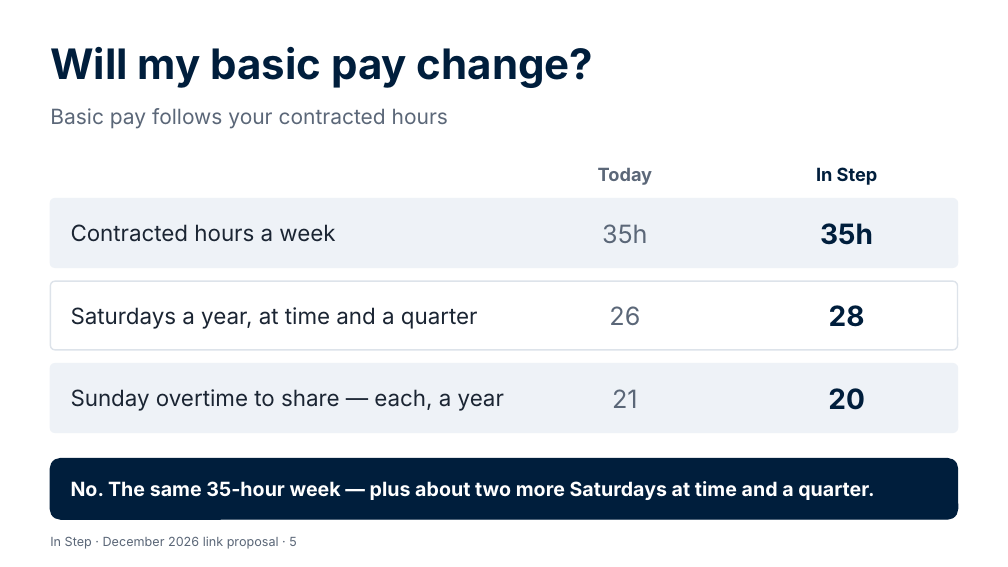
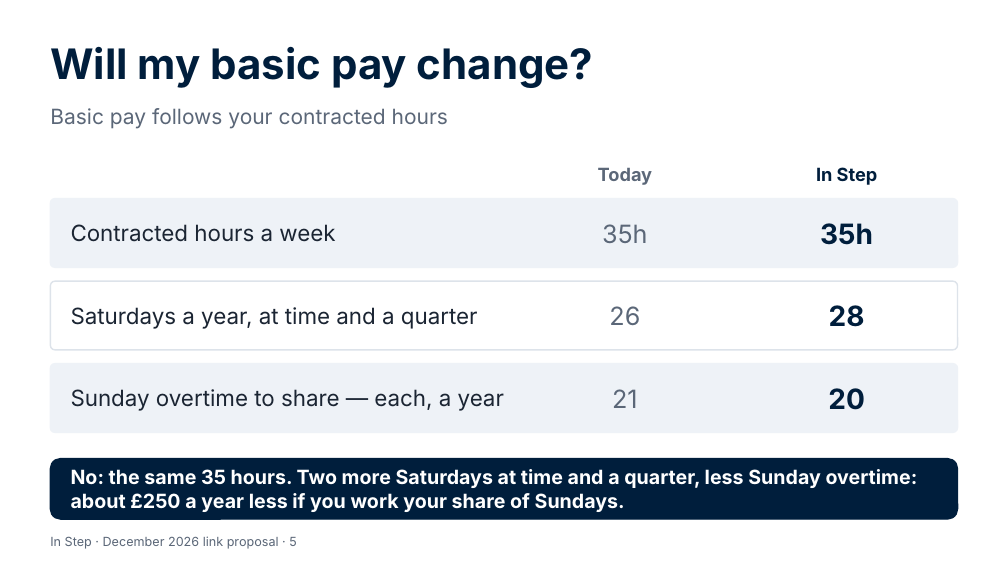
Before and after one commit to Garethdavidmiller/roster-app, a slide deck: slide 5 of docs/links-26/presentations/In-Step-for-colleagues.pptx. Drawn at 1008x567 pixels with LibreOffice and Linux fonts; fonts in the diff are those of the drawing. Boxes give left, top, right and bottom in pixels: in the first picture for what was removed or moved away, otherwise in the second. Text is boxed around its words. In the diff, an @@ line names an element or a change of style, - is before the commit and + after.

```diff
--- a/docs/links-26/presentations/In-Step-for-colleagues.pptx
+++ b/docs/links-26/presentations/In-Step-for-colleagues.pptx
@@ text at (71,469,918,512): text changed @@
-No. The same 35-hour week — plus about two more Saturdays at time and a quarter.
+No: the same 35 hours. Two more Saturdays at time and a quarter, less Sunday overtime: about £250 a year less if you work your share of Sundays.
```
Also in this commit, not shown: 3 other slides changed, 16 other files.
